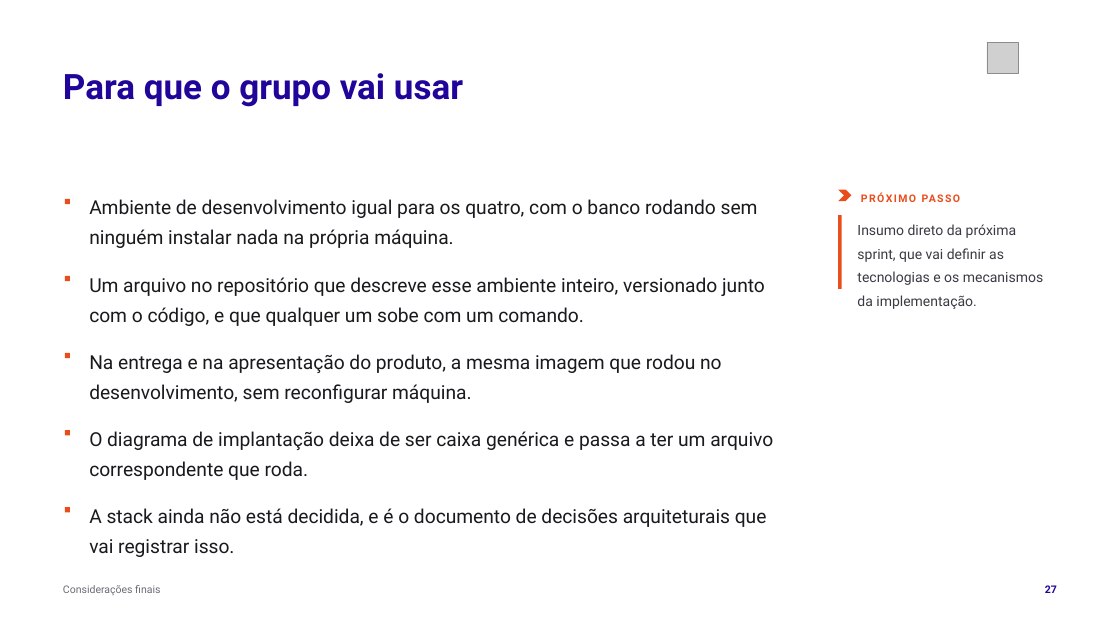
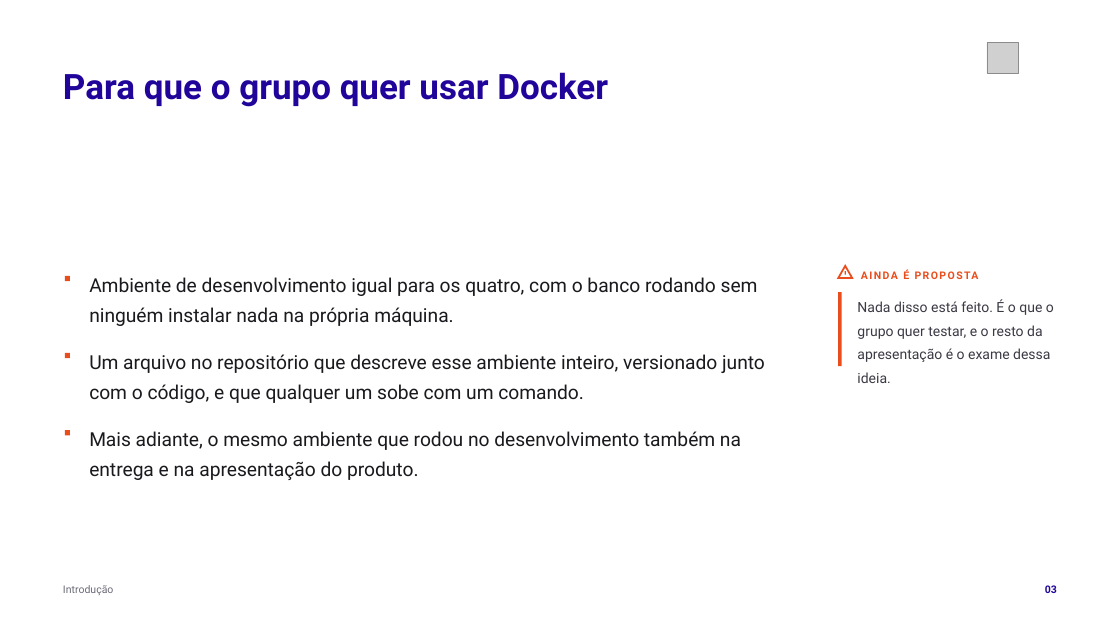
Before and after one commit to tcpassos/invite-app, a slide deck: slide 3 of trabalhos/T1-Docker-Invite-People.pptx (slide 27 before the commit). Drawn at 1120x630 pixels with LibreOffice and Linux fonts; fonts in the diff are those of the drawing; grey boxes stand for pictures. Boxes give left, top, right and bottom in pixels: in the first picture for what was removed or moved away, otherwise in the second. Text is boxed around its words. In the diff, an @@ line names an element or a change of style, - is before the commit and + after.

Commit message:
docs: move para a abertura o slide que diz para que o Docker sera usado

```diff
--- a/trabalhos/T1-Docker-Invite-People.pptx
+++ b/trabalhos/T1-Docker-Invite-People.pptx
@@ text at (x1=63, y1=72, x2=608, y2=107): text changed @@
-Para que o grupo vai usar
+Para que o grupo quer usar Docker
@@ rectangle removed at (x1=65, y1=199, x2=70, y2=204) @@
@@ chevron removed at (x1=839, y1=190, x2=852, y2=202) @@
@@ text removed at (x1=861, y1=190, x2=1057, y2=207) @@
-PRÓXIMO PASSO
@@ text removed at (x1=857, y1=224, x2=1017, y2=309) @@
-Insumo direto da próxima sprint, que vai definir as tecnologias e os mecanismos da implementação.
@@ text "Ambiente de desenvolvimento igual para ..." moved from (x1=89, y1=199, x2=758, y2=248) to (x1=89, y1=277, x2=758, y2=326) @@
@@ triangle added at (x1=839, y1=266, x2=853, y2=279), outline #E94D1C 1.5 pt @@
@@ rectangle moved from (x1=839, y1=215, x2=842, y2=289) to (x1=839, y1=292, x2=842, y2=366) @@
@@ rectangle added at (x1=844, y1=271, x2=846, y2=275), fill #E94D1C @@
@@ text added at (x1=857, y1=299, x2=1054, y2=383), 12 pt, text #3A3A44 @@
+Nada disso está feito. É o que o grupo quer testar, e o resto da apresentação é o exame dessa ideia.
@@ text added at (x1=903, y1=270, x2=909, y2=279), 9 pt, text #E94D1C, bold @@
+AINDA É PROPOSTA
@@ text "Um arquivo no repositório que ..." moved from (x1=89, y1=277, x2=765, y2=326) to (x1=89, y1=354, x2=765, y2=403) @@
@@ text removed at (x1=89, y1=354, x2=722, y2=403) @@
-Na entrega e na apresentação do produto, a mesma imagem que rodou no desenvolvimento, sem reconfigurar máquina.
@@ text at (x1=89, y1=431, x2=741, y2=480): text changed @@
-O diagrama de implantação deixa de ser caixa genérica e passa a ter um arquivo correspondente que roda.
+Mais adiante, o mesmo ambiente que rodou no desenvolvimento também na entrega e na apresentação do produto.
@@ rectangle removed at (x1=65, y1=507, x2=70, y2=513) @@
@@ text removed at (x1=89, y1=508, x2=767, y2=557) @@
-A stack ainda não está decidida, e é o documento de decisões arquiteturais que vai registrar isso.
@@ text at (x1=63, y1=585, x2=113, y2=595): text changed @@
-Considerações finais
+Introdução
@@ text at (x1=1045, y1=585, x2=1057, y2=593): text changed @@
-27
+03
```
Also in this commit, not shown: 24 other slides changed, 29 other files.
